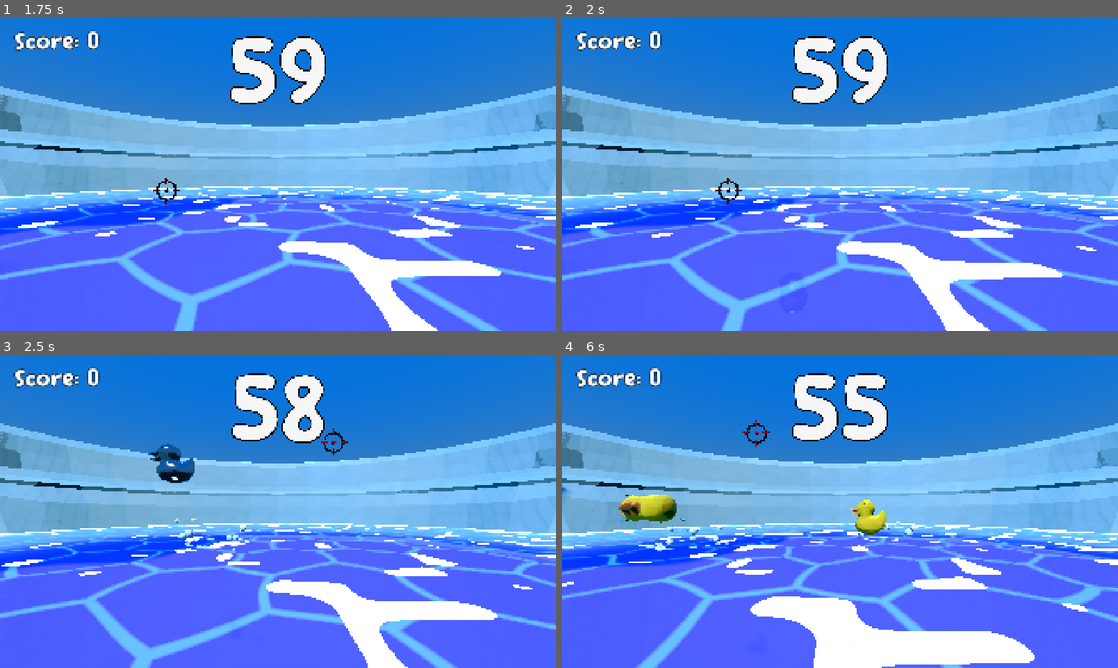
Above: before the commit, frames 1-4 (two rows, left to right).
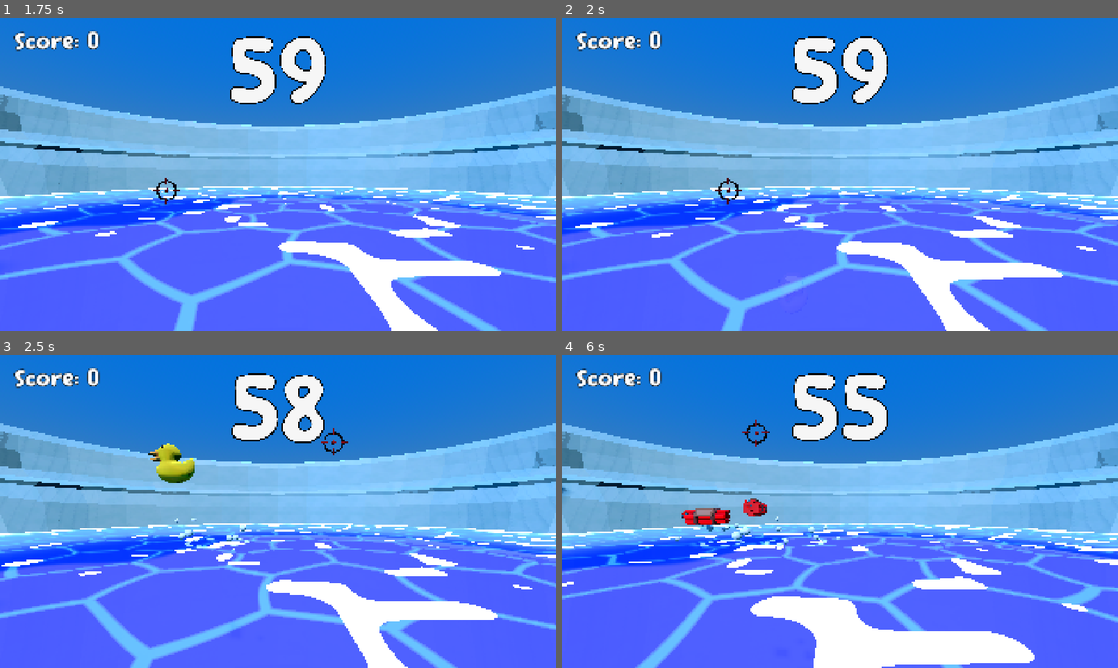
Above: after the commit, the same moments.

Repository: ashermemon/haven
Game: Godot game, scene res://game.tscn
Same seed, same stepped clock (60 frames per second), same inputs: the game is played once before the commit and once after it.
Inputs (mouse positions are in pixels of both pictures, inside the frame that each line leads up to):
- Up to frame 1 (1.75 s): move the mouse to (400, 158) at 0.52 s; press the mouse at (400, 158) at 0.53 s; move the mouse to (166, 190) at 1.27 s; release the mouse at (166, 190) at 1.28 s; click (166, 190) at 1.35 s
- Up to frame 2 (2 s): no input
- Up to frame 3 (2.5 s): move the mouse to (333, 442) at 2.02 s; press the mouse at (333, 442) at 2.03 s
- Up to frame 4 (6 s): move the mouse to (812, 574) at 2.77 s; release the mouse at (812, 574) at 2.78 s; click (812, 574) at 2.85 s; move the mouse to (1006, 558) at 3.52 s; press the mouse at (1006, 558) at 3.53 s; move the mouse to (673, 464) at 4.27 s; release the mouse at (673, 464) at 4.28 s; click (673, 464) at 4.35 s; move the mouse to (867, 511) at 5.02 s; press the mouse at (867, 511) at 5.03 s; move the mouse to (756, 433) at 5.77 s; release the mouse at (756, 433) at 5.78 s; click (756, 433) at 5.85 s

Frame 1 is identical in both runs. In frame 2, less than 0.1% of the frame differs, in the area x 39-44%, y 82-95%; in frame 3, 0.7%; in frame 4, 2.5%, in the area x 10-65%, y 44-63%.

Commit message:
spinning duck on game over screen

Diff:
--- a/haven/DuckSpawner.gd
+++ b/haven/DuckSpawner.gd
@@ -36,39 +36,44 @@
 			spawn_position = Vector3(randf_range(-5.0, 5.0), -5.0, randf_range(-0.5, 0.5))
 
 			time_since_spawn -= spawn_interval
-			spawn_duck(spawn_position, random_force)
+			var rand = randf()
+
+			if rand < 0.22:
+				spawn_duck(spawn_position, random_force, "dynamite")
+			elif rand < 0.37:
+				spawn_duck(spawn_position, random_force, "silver")
+			elif rand < 0.45:
+				spawn_duck(spawn_position, random_force, "gold")
+			else:
+				spawn_duck(spawn_position, random_force, "rubber")
 
 
-func spawn_duck(position:Vector3, force:Vector3) -> void:
+
+func spawn_duck(position:Vector3, force:Vector3, type) -> void:
 	if duck_scene:
 		var duck_instance = duck_scene.instantiate()
 		duck_instance.position = spawn_position
 
-		var rand = randf()
 
-		if rand < 0.4:
+		if type == "rubber":
+			pass
+		else:
 			var new_model
 			var body = duck_instance.get_node("RigidBody3D")
 			var old_model = body.get_node("Model")
 			body.remove_child(old_model)
 			old_model.queue_free()
 
-
-
-			if rand < 0.18:
-				if rand < 0.06:
-					new_model = gold_glb.instantiate()
-					body.duck_value = 10
-				else:
-					new_model = silver_glb.instantiate()
-					body.duck_value = 5
-			else:
+			if type == "dynamite":
 				new_model = dynamite_glb.instantiate()
 				body.duck_value = -20
 				body.is_dynamite = true
-
-
-
+			elif type == "silver":
+				new_model = silver_glb.instantiate()
+				body.duck_value = 5
+			elif type == "gold":
+				new_model = gold_glb.instantiate()
+				body.duck_value = 10
 
 
 			new_model.name = "Model"
--- a/haven/game.tscn
+++ b/haven/game.tscn
@@ -15,6 +15,7 @@
 [ext_resource type="Script" uid="uid://cfjkec8pwl3qu" path="res://water_controller.gd" id="10_mfdv2"]
 [ext_resource type="FontFile" uid="uid://djd7im83rtwf5" path="res://assets/fonts/Comic Kids.ttf" id="14_7sc4i"]
 [ext_resource type="Script" uid="uid://dpkdn7vnuv0p4" path="res://timer.gd" id="14_215e1"]
+[ext_resource type="PackedScene" uid="uid://dsb0y1rnv7bhh" path="res://assets/models/RubberDuck.glb" id="16_80cx4"]
 
 [sub_resource type="ProceduralSkyMaterial" id="ProceduralSkyMaterial_e2o6t"]
 sky_top_color = Color(0.120128445, 0.45329928, 0.78299356, 1)
@@ -230,4 +231,7 @@
 outline_size = 100
 script = ExtResource("14_215e1")
 warning_color = Color(1, 0.3928544, 0.32450747, 1)
+duck = ExtResource("16_80cx4")
+ducksilver = ExtResource("7_lc2xo")
+duckgold = ExtResource("6_iotsf")
 finished_color = Color(0.7921569, 0.85490197, 1, 1)
--- a/haven/timer.gd
+++ b/haven/timer.gd
@@ -5,19 +5,28 @@
 @export var start_time: float = 60.0
 @export var normal_color: Color = Color.WHITE
 @export var warning_color: Color = Color.RED
+@export var duck: PackedScene
+@export var ducksilver: PackedScene
+@export var duckgold: PackedScene
+
 @export var finished_color: Color = Color.AZURE
 @onready var playagainlabel: RichTextLabel = get_tree().current_scene.get_node("HUD/PlayAgain")
-
+var spawner
 
 var time_left: float
 var is_running: bool = true
+var duck_instance: Node3D
 
 func _ready() -> void:
 	time_left = start_time
 	modulate = normal_color
+	spawner = get_tree().current_scene.get_node("Spawner")
 	update_label()
 
 func _process(delta: float) -> void:
+	if duck_instance:
+		duck_instance.rotate_y(2.0 * delta)
+
 	if not is_running:
 		return
 
@@ -32,6 +41,18 @@
 		await get_tree().create_timer(2.0).timeout
 		text = "Score: " + str(GameManager.score)
 		playagainlabel.show()
+		var position = Vector3(0.0, -1.25, 3.0)
+		if GameManager.score < 20:
+			duck_instance = duck.instantiate()
+		elif GameManager.score < 60:
+			duck_instance = ducksilver.instantiate()
+		else:
+			duck_instance = duckgold.instantiate()
+
+		duck_instance.position = position
+		duck_instance.scale = Vector3(1.7, 1.7, 1.7)
+		get_tree().current_scene.add_child(duck_instance)
+
 		font_size = 1300
 		modulate = finished_color
 
